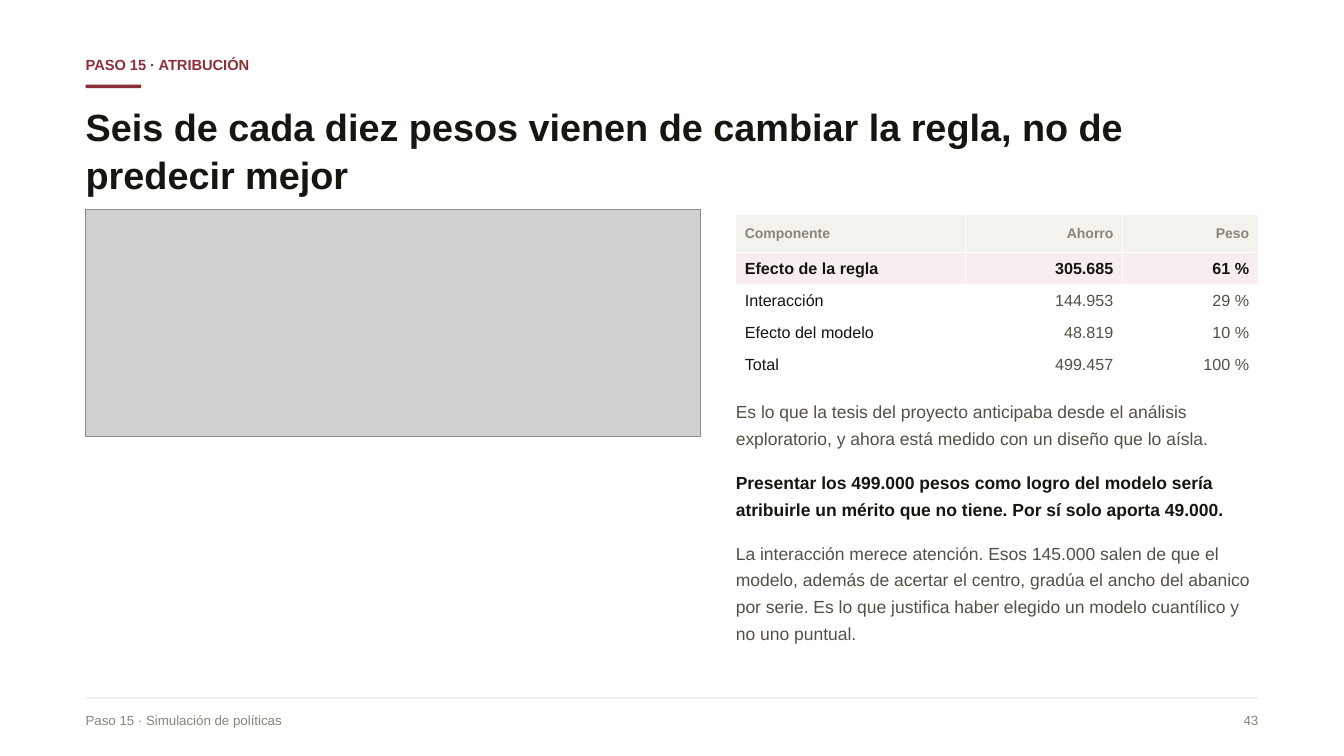
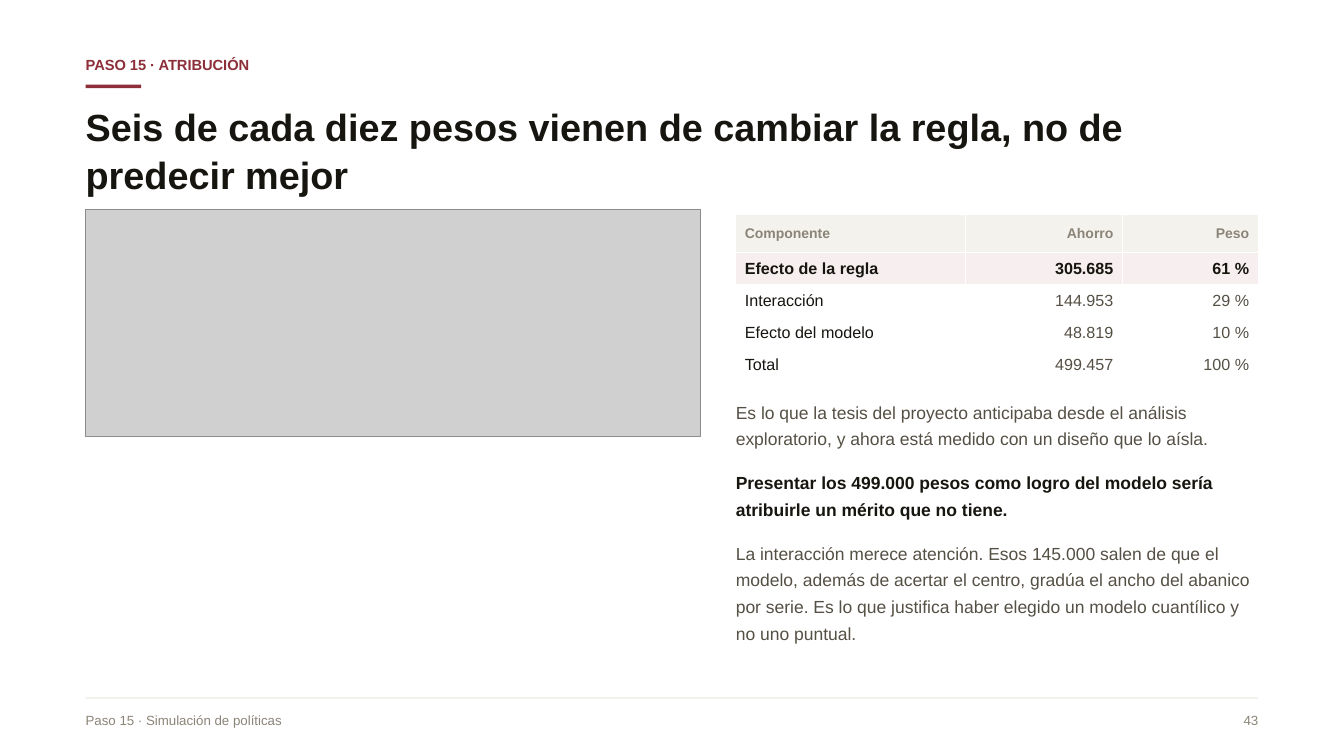
Before and after one commit to Danilo22m/Prueba_Tostao, a slide deck: slide 37 of Presentacion_Caso_A.pptx. Drawn at 1344x756 pixels with LibreOffice and Linux fonts; fonts in the diff are those of the drawing; grey boxes stand for pictures. Boxes give left, top, right and bottom in pixels: in the first picture for what was removed or moved away, otherwise in the second. Text is boxed around its words. In the diff, an @@ line names an element or a change of style, - is before the commit and + after.

```diff
--- a/Presentacion_Caso_A.pptx
+++ b/Presentacion_Caso_A.pptx
@@ text at (x1=736, y1=476, x2=1213, y2=520): text changed @@
-Presentar los 499.000 pesos como logro del modelo sería atribuirle un mérito que no tiene. Por sí solo aporta 49.000.
+Presentar los 499.000 pesos como logro del modelo sería atribuirle un mérito que no tiene.
```
Also in this commit, not shown: 4 other slides changed, 1 slide removed, 3 other files.
